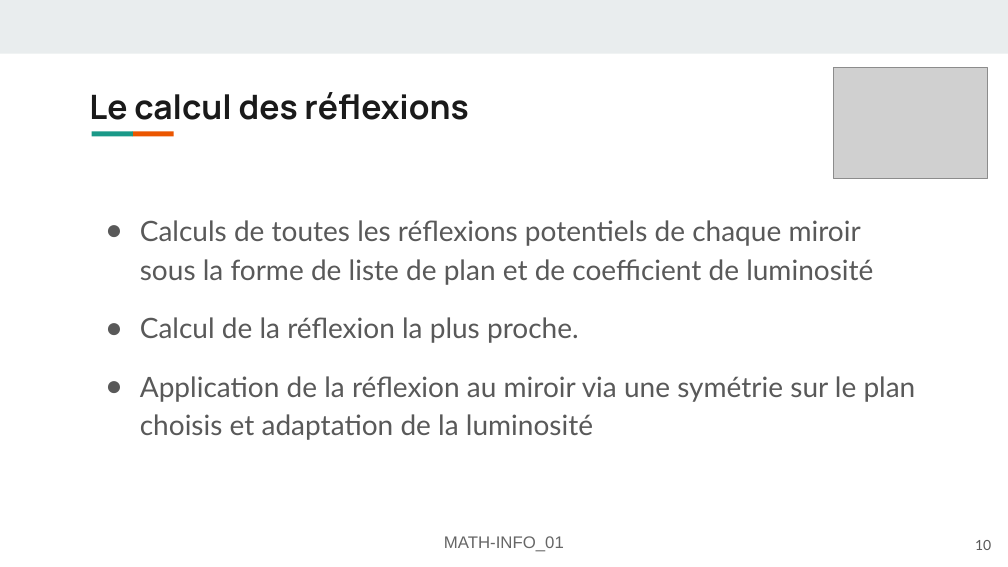
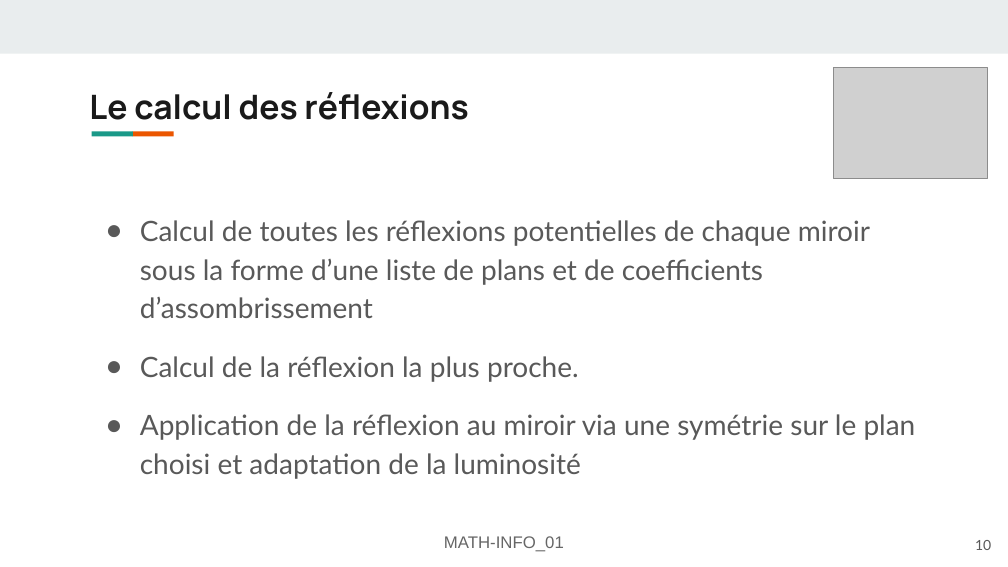
Before and after one commit to FlashOnFire/MirrorVerse, a slide deck: slide 10 of project_managment/presentation1.odp. Drawn at 1008x567 pixels with LibreOffice and Linux fonts; fonts in the diff are those of the drawing; grey boxes stand for pictures. Boxes give left, top, right and bottom in pixels: in the first picture for what was removed or moved away, otherwise in the second. Text is boxed around its words. In the diff, an @@ line names an element or a change of style, - is before the commit and + after.

```diff
--- a/project_managment/presentation1.odp
+++ b/project_managment/presentation1.odp
@@ text at bbox=[140, 220, 870, 318]: text changed @@
-● Calculs de toutes les réflexions potentiels de chaque miroir sous la forme de liste de plan et de coefficient de luminosité
+● Calcul de toutes les réflexions potentielles de chaque miroir sous la forme d’une liste de plans et de coefficients d’assombrissement
@@ text at bbox=[140, 414, 916, 479]: text changed @@
-● Application de la réflexion au miroir via une symétrie sur le plan choisis et adaptation de la luminosité
+● Application de la réflexion au miroir via une symétrie sur le plan choisi et adaptation de la luminosité
```
Also in this commit, not shown: 3 other slides changed, 1 other file.
